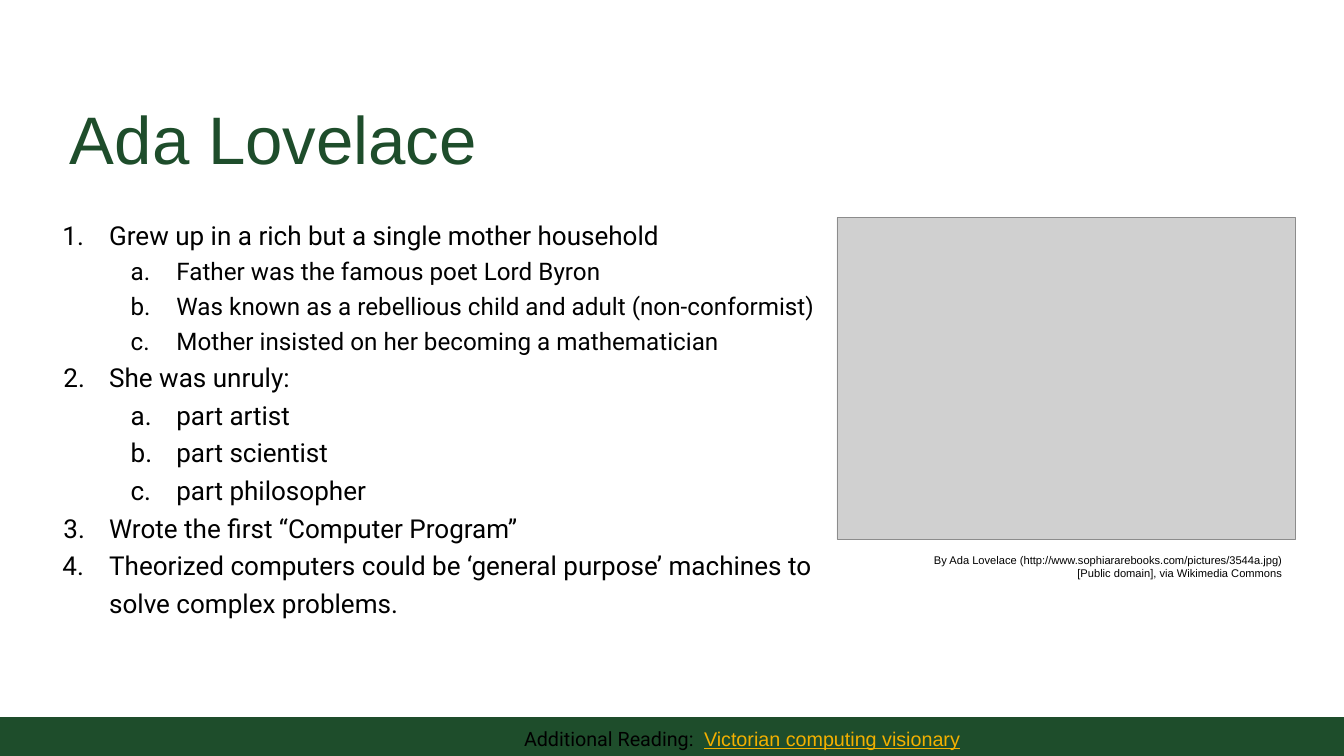
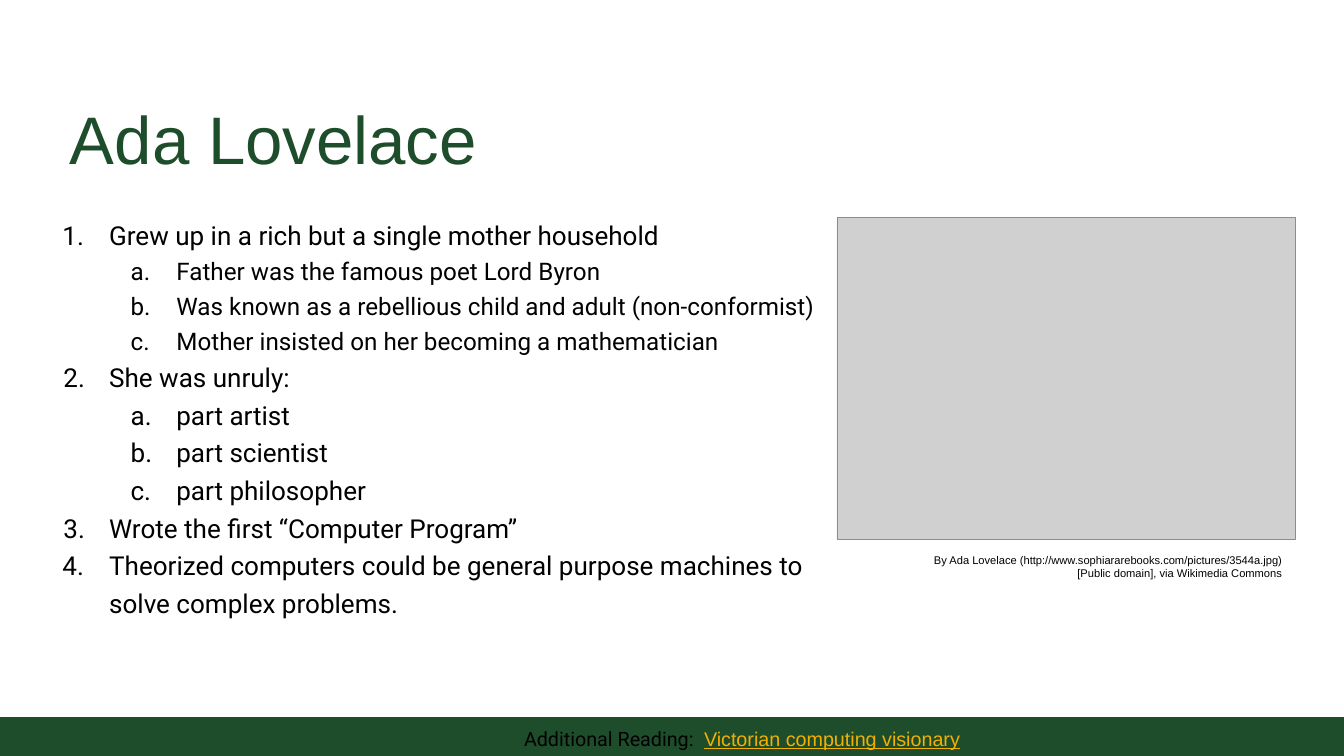
Before and after one commit to CSU-CS150B/handouts, a slide deck: slide 13 of Slides/On-Campus/01_HistoryAndIntro.pptx (slide 8 before the commit). Drawn at 1344x756 pixels with LibreOffice and Linux fonts; fonts in the diff are those of the drawing; grey boxes stand for pictures; background and template pictures are left out. Boxes give left, top, right and bottom in pixels: in the first picture for what was removed or moved away, otherwise in the second. Text is boxed around its words. In the diff, an @@ line names an element or a change of style, - is before the commit and + after.

```diff
--- a/Slides/On-Campus/01_HistoryAndIntro.pptx
+++ b/Slides/On-Campus/01_HistoryAndIntro.pptx
@@ text at (109,555,802,619): text changed @@
-4. Theorized computers could be ‘general purpose’ machines to solve complex problems.
+4. Theorized computers could be general purpose machines to solve complex problems.
```
Also in this commit, not shown: 4 other slides changed, 9 slides added, 5 slides removed, 1 other file.
